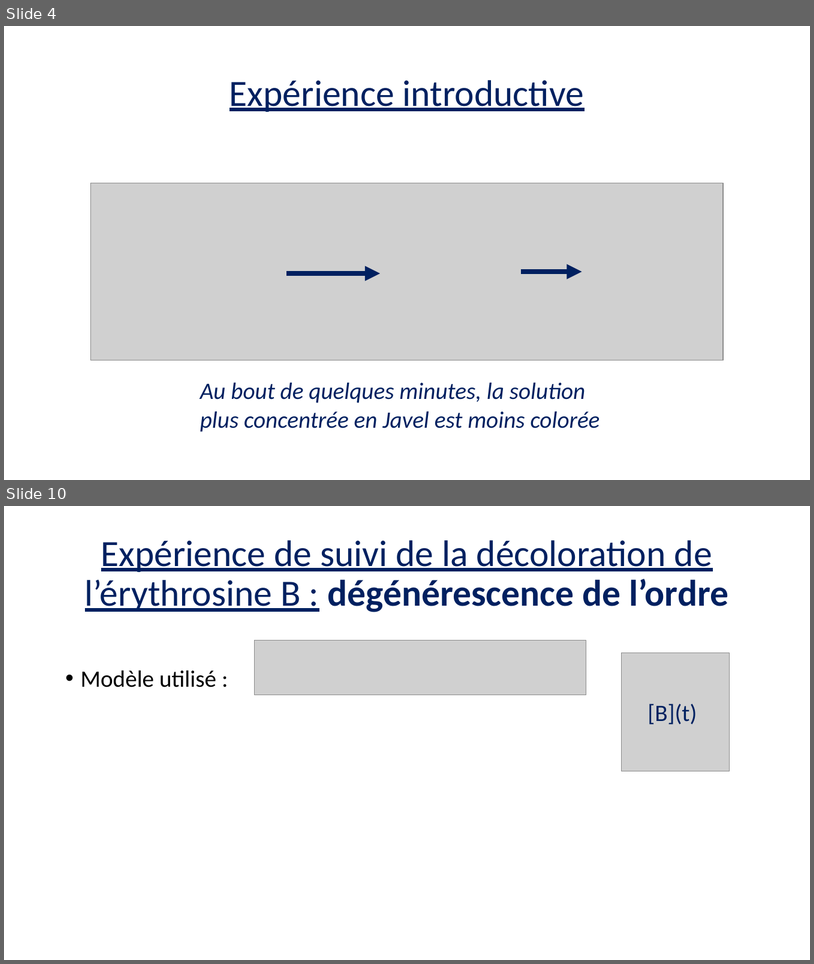
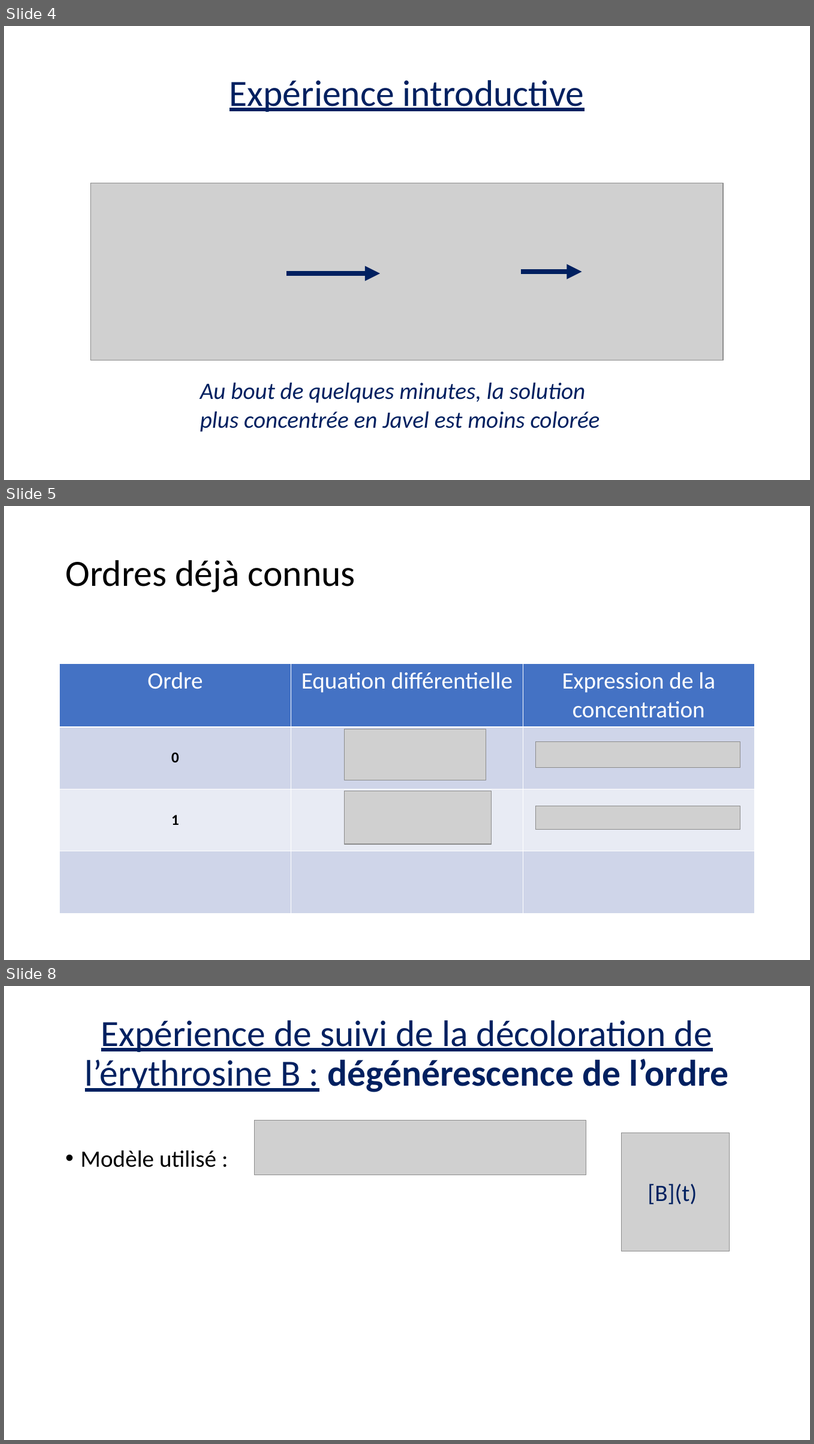
Before and after one commit to VBremaud/VBremaud.github.io, a slide deck: assets/pptx/LC21.pptx. Shown one above the other, each under a label of ours: slides 4 and 10 before the commit, slides 4, 5 and 8 after it; the slides between them are not shown. The pictures are 814x964 and 814x1444 pixels, drawn with LibreOffice and Linux fonts; fonts in the diff are those of the drawing; grey boxes stand for pictures. Boxes give left, top, right and bottom in pixels: in the first picture for what was removed or moved away, otherwise in the second. Text is boxed around its words. In the diff, an @@ line names an element or a change of style, - is before the commit and + after.

```diff
--- a/assets/pptx/LC21.pptx
+++ b/assets/pptx/LC21.pptx
@@ slide 5 added at [4, 506, 810, 960], background #FFFFFF @@
@@ title added at [65, 560, 356, 592], 44 pt, text #000000 @@
+Ordres déjà connus
@@ table added at [60, 663, 755, 912], 4 rows, 3 columns @@
+Ordre | Equation différentielle | Expression de la concentration
+0 |  | 
+1 |  | 
+ |  | 
@@ picture added at [345, 729, 486, 780] @@
@@ picture added at [536, 741, 740, 768] @@
@@ picture added at [345, 791, 492, 844] @@
@@ picture added at [536, 805, 741, 829] @@
@@ what was slide 10 is now slide 8 @@
```
Also in this commit, not shown: 3 slides changed, 3 slides removed.
